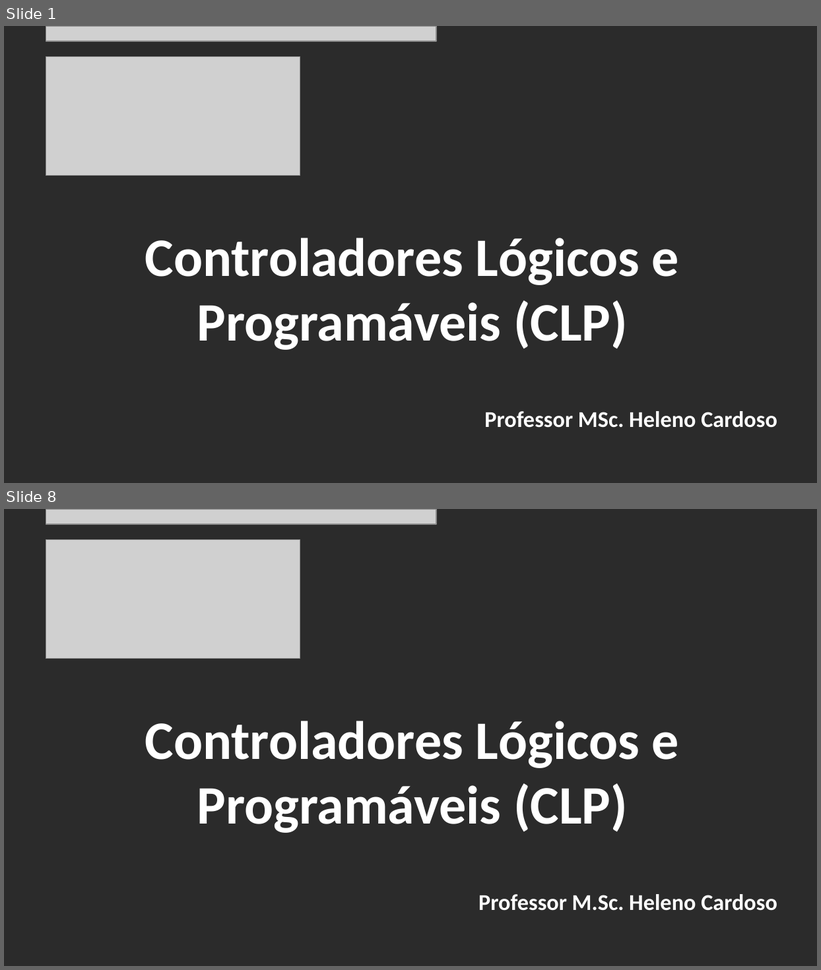
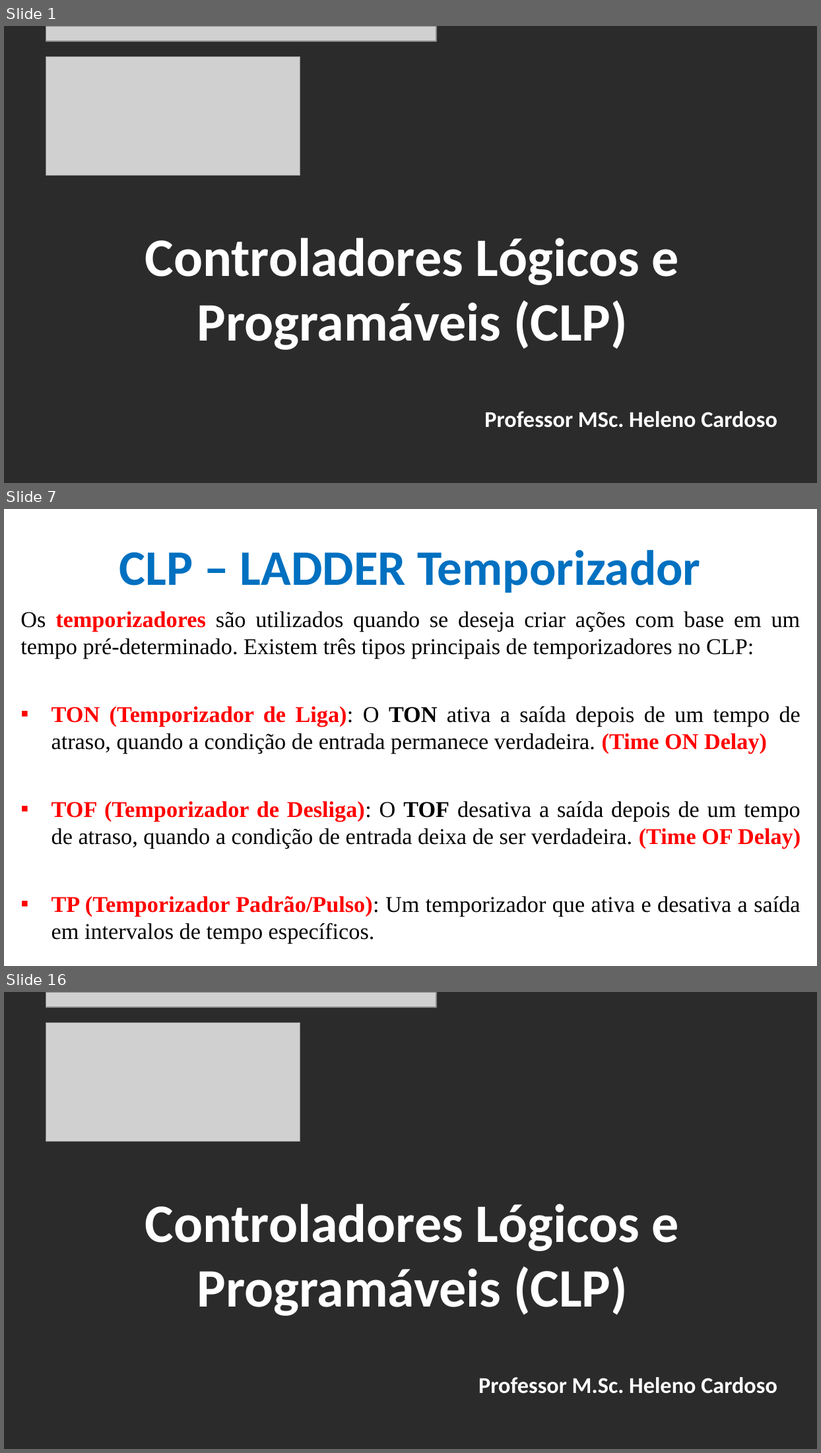
Before and after one commit to CloudEducationBrazil/WydenUniRuyControladoresLogicosProgCLP, a slide deck: 01 Classes/Aula4 - CLP - Programação - Ling LADER Contagem e Temporizadores.pptx. Shown one above the other, each under a label of ours: slides 1 and 8 before the commit, slides 1, 7 and 16 after it; the slides between them are not shown. The pictures are 821x970 and 821x1453 pixels, drawn with LibreOffice and Linux fonts; fonts in the diff are those of the drawing; grey boxes stand for pictures; background and template pictures are left out; a plain dark background stands for a picture behind light text. Boxes give left, top, right and bottom in pixels: in the first picture for what was removed or moved away, otherwise in the second. Text is boxed around its words. In the diff, an @@ line names an element or a change of style, - is before the commit and + after.

```diff
--- a/01 Classes/Aula4 - CLP - Programação - Ling LADER Contagem e Temporizadores.pptx
+++ b/01 Classes/Aula4 - CLP - Programação - Ling LADER Contagem e Temporizadores.pptx
@@ slide 7 added at [4, 509, 817, 966], background picture (left out) @@
@@ title added at [120, 550, 700, 593], 44 pt, text #0070C0, bold @@
+CLP – LADDER Temporizador
@@ text added at [20, 611, 801, 944], 20 pt, text #000000 @@
+Os temporizadores são utilizados quando se deseja criar ações com base em um tempo pré-determinado. Existem três tipos principais de temporizadores no CLP:
+▪ TON (Temporizador de Liga): O TON ativa a saída depois de um tempo de atraso, quando a condição de entrada permanece verdadeira. (Time ON Delay)
+▪ TOF (Temporizador de Desliga): O TOF desativa a saída depois de um tempo de atraso, quando a condição de entrada deixa de ser verdadeira. (Time OF Delay)
+▪ TP (Temporizador Padrão/Pulso): Um temporizador que ativa e desativa a saída em intervalos de tempo específicos.
@@ what was slide 8 is now slide 16 @@
```
Also in this commit, not shown: 6 slides changed, 7 other slides added, 6 other files.
